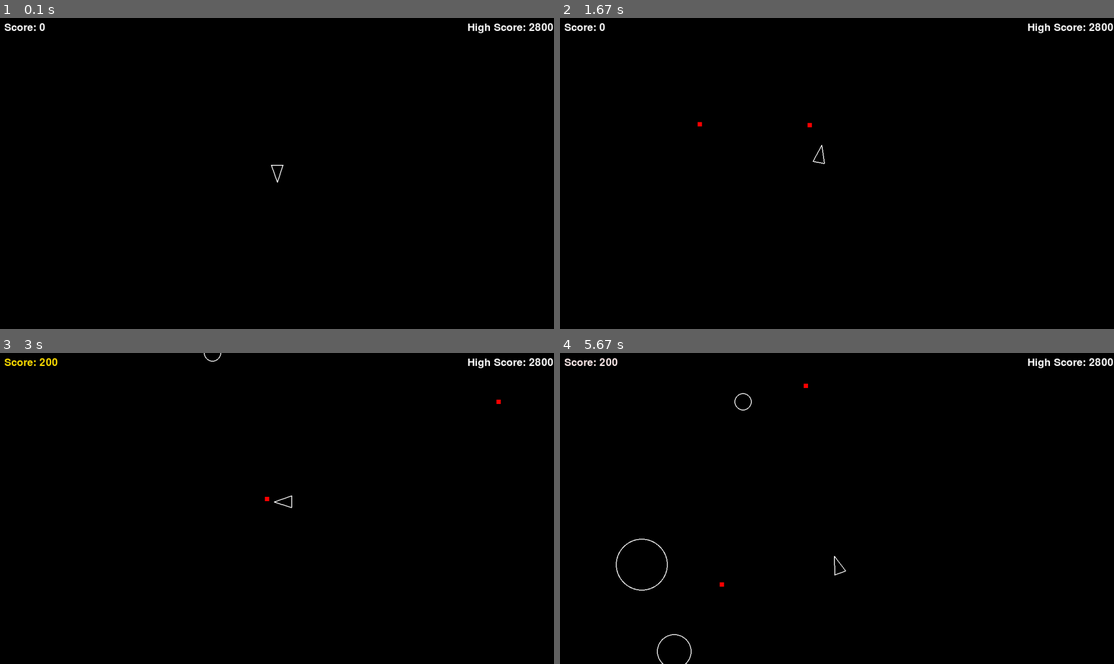
Above: before the commit, frames 1-4 (two rows, left to right).
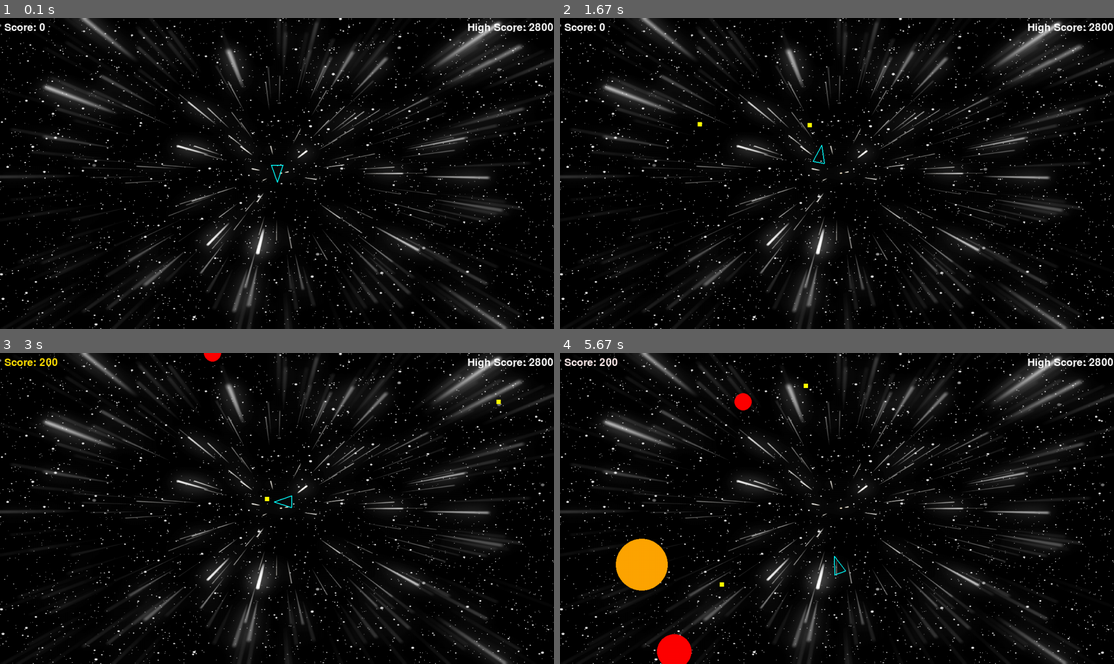
Above: after the commit, the same moments.

Repository: wesonga/Asteroids-Pygame
Game: pygame game, started from main.py
Two runs of this game, one before a commit and one after it. Both use one fixed random seed, a clock stepped at 60 frames per second and the inputs below.
Inputs:
- Up to frame 1 (0.1 s): no input
- Up to frame 2 (1.67 s): tap Space at 0.33, 0.73, 1.03, 1.23, 1.57 s; hold D 0.67-1.13 s; hold W 1.17-1.47 s; hold D from 1.5 s (still down)
- Up to frame 3 (3 s): tap Space at 1.87, 2.07, 2.37, 2.63, 2.97 s; release D at 1.97 s; hold A 2-2.53 s; hold S 2.57-2.87 s; hold A from 2.9 s (still down)
- Up to frame 4 (5.67 s): tap Space at 3.27, 3.4, 3.8, 4.1, 4.47, 4.87, 5.17, 5.37 s; release A at 3.3 s; hold W 3.33-3.7 s; hold D 3.73-4.37 s; hold S 4.4-4.77 s; hold A 4.8-5.27 s; hold D from 5.3 s (still down)

The runs differ from the first frame. In frame 1, 12% of the frame differs, in the area x 0-100%, y 0-100%; in frame 2, 12%; in frame 3, 12%; in frame 4, 13%.

Commit message:
Add background image and change the color for other objects e.g asteriods

Diff:
--- a/asteroid.py
+++ b/asteroid.py
@@ -6,10 +6,15 @@
 class Asteroid(CircleShape):
     def __init__(self, x, y, radius):
         super().__init__(x, y, radius)
+        # Set the color for the asteroid
+        self.color = random.choice([(255, 165, 0), (128, 0, 128), (255, 0, 0), (255, 255, 0)])  # Random color
+
+
         self.velocity = pygame.Vector2(random.uniform(-1, 1), random.uniform(-1, 1)) * ASTEROID_SPEED
 
     def draw(self, screen):
-        pygame.draw.circle(screen, (255, 255, 255), (int(self.position.x), int(self.position.y)), self.radius, 2)
+         # Draw the asteroid with the assigned color
+        pygame.draw.circle(screen, self.color, (int(self.position.x), int(self.position.y)), self.radius)
 
     def update(self, dt):
         self.position += self.velocity * dt
--- a/main.py
+++ b/main.py
@@ -31,6 +31,10 @@
     # Set up the screen with the given width and height
     screen = pygame.display.set_mode((SCREEN_WIDTH, SCREEN_HEIGHT))
 
+    # Load background image
+    background_image = pygame.image.load("images/background.jpg")  # Make sure the image exists in your folder
+    background_image = pygame.transform.scale(background_image, (SCREEN_WIDTH, SCREEN_HEIGHT))  # Scale it to the screen size
+
     # Clock for controlling FPS
     clock = pygame.time.Clock()
     dt = 0  # Delta time placeholder
@@ -42,7 +46,6 @@
     updatable = pygame.sprite.Group()
     drawable = pygame.sprite.Group()
     asteroids = pygame.sprite.Group()  # New group for asteroids
-    shots = pygame.sprite.Group()  # Group for shots
 
     # Add the player to both groups
     updatable.add(player)
@@ -110,8 +113,8 @@
         # Smooth color interpolation for score
         score_color = interpolate_color(score, high_score + 100, (255, 255, 255), (255, 0, 0))  # From white to red
 
-        # Fill screen with black
-        screen.fill((0, 0, 0))
+        # Fill screen with black (remove this line, as we will blit the background now)
+        screen.blit(background_image, (0, 0))  # Draw the background image  w
 
         # Draw all objects in the drawable group
         for drawable_obj in drawable:
--- a/player.py
+++ b/player.py
@@ -64,4 +64,5 @@
 
     # Draw method override
     def draw(self, screen):
-        pygame.draw.polygon(screen, "white", self.triangle(), 2)
+        # Use cyan (bright blue-green) for the triangle
+        pygame.draw.polygon(screen, (0, 255, 255), self.triangle(), 2)  # Change to cyan
--- a/shot.py
+++ b/shot.py
@@ -5,7 +5,7 @@
     def __init__(self, x, y):
         super().__init__()
         self.image = pygame.Surface((SHOT_RADIUS * 2, SHOT_RADIUS * 2))
-        self.image.fill((255, 0, 0))  # Color for the shot (red)
+        self.image.fill((255, 255, 0))  # Bright yellow color
         self.rect = self.image.get_rect(center=(x, y))
         self.position = pygame.Vector2(x, y)
         self.velocity = pygame.Vector2(0, 0)  # Default velocity (will be set in Player)
Binary file added: images/background.jpg
